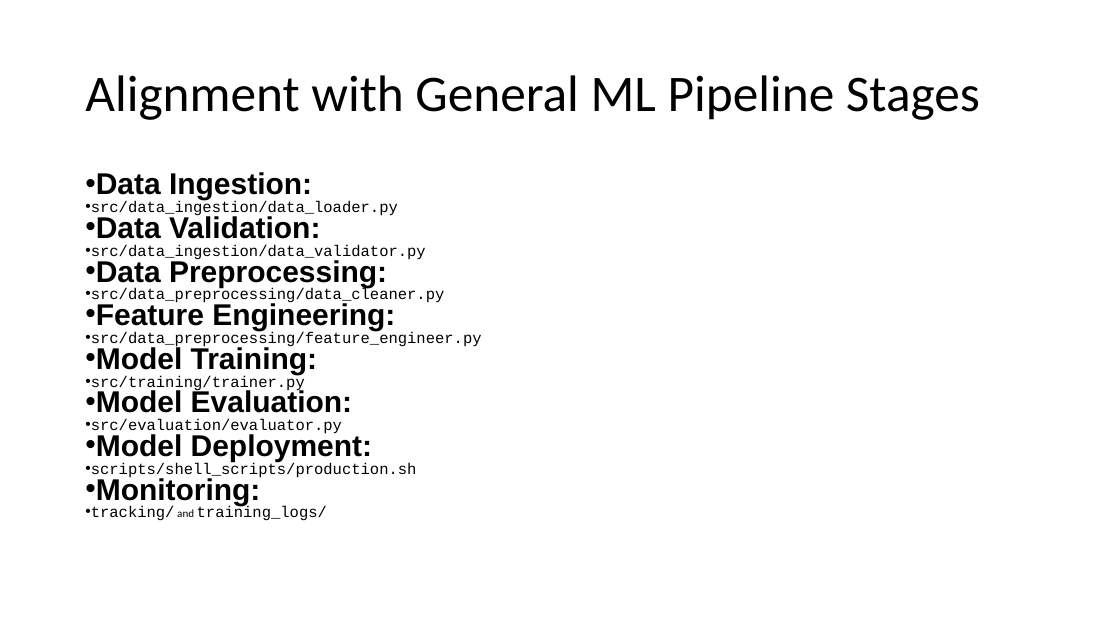
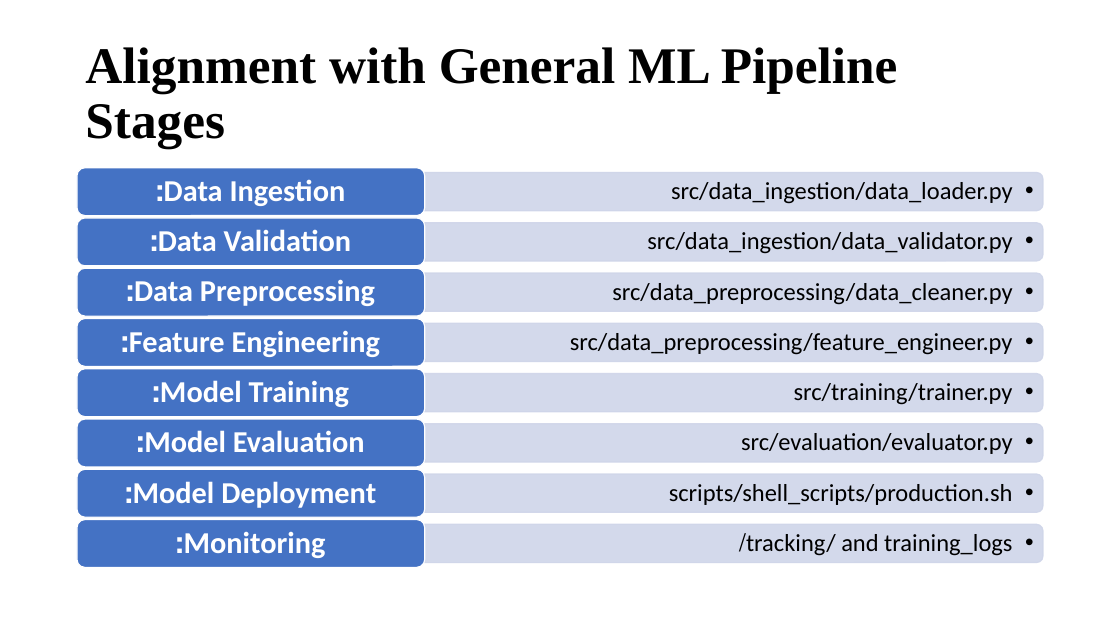
Before and after one commit to orbashangit/MlProjectTemplate, a slide deck: slide 7 of ML Pipeline Template Presentation.pptx (slide 8 before the commit). Drawn at 1120x630 pixels with LibreOffice and Linux fonts; fonts in the diff are those of the drawing. Boxes give left, top, right and bottom in pixels: in the first picture for what was removed or moved away, otherwise in the second. Text is boxed around its words. In the diff, an @@ line names an element or a change of style, - is before the commit and + after.

```diff
--- a/ML Pipeline Template Presentation.pptx
+++ b/ML Pipeline Template Presentation.pptx
@@ title "Alignment with General ML Pipeline ..." at (x1=85, y1=47, x2=898, y2=149): font Calibri to Times New Roman, bold on @@
@@ text removed at (x1=91, y1=172, x2=482, y2=521) @@
-• Data Ingestion:
-• src/data_ingestion/data_loader.py
-• Data Validation:
-• src/data_ingestion/data_validator.py
-• Data Preprocessing:
-• src/data_preprocessing/data_cleaner.py
-• Feature Engineering:
-• src/data_preprocessing/feature_engineer.py
-• Model Training:
-• src/training/trainer.py
-• Model Evaluation:
-• src/evaluation/evaluator.py
-• Model Deployment:
-• scripts/shell_scripts/production.sh
-• Monitoring:
-• tracking/ and training_logs/
@@ group added at (x1=77, y1=168, x2=1044, y2=568): 16 texts, 8 round same rects, 8 rounded rectangles @@
+  • src/data_ingestion/data_loader.py
+Data Ingestion:
+  • src/data_ingestion/data_validator.py
+Data Validation:
+  • src/data_preprocessing/data_cleaner.py
+Data Preprocessing:
+  • src/data_preprocessing/feature_engineer.py
+Feature Engineering:
+  • src/training/trainer.py
+Model Training:
+  • src/evaluation/evaluator.py
+Model Evaluation:
+  • scripts/shell_scripts/production.sh
+Model Deployment:
+  • tracking/ and training_logs/
+Monitoring:
```
Also in this commit, not shown: 9 other slides changed, 1 slide added, 2 slides removed.
